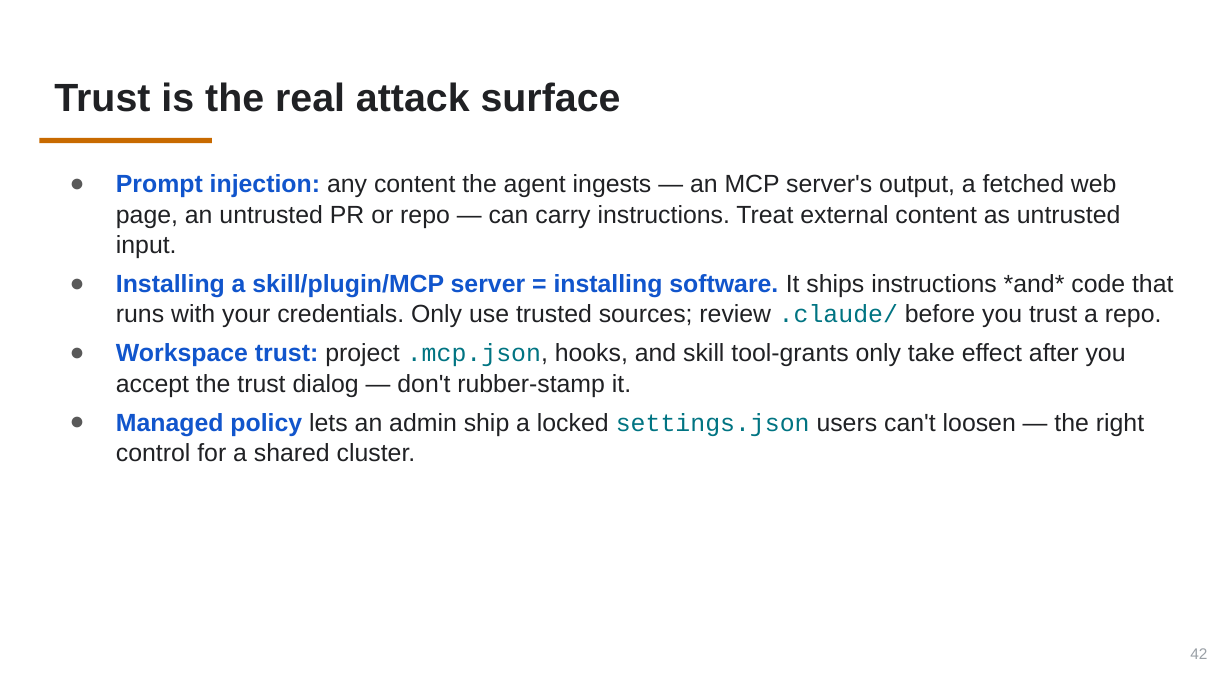
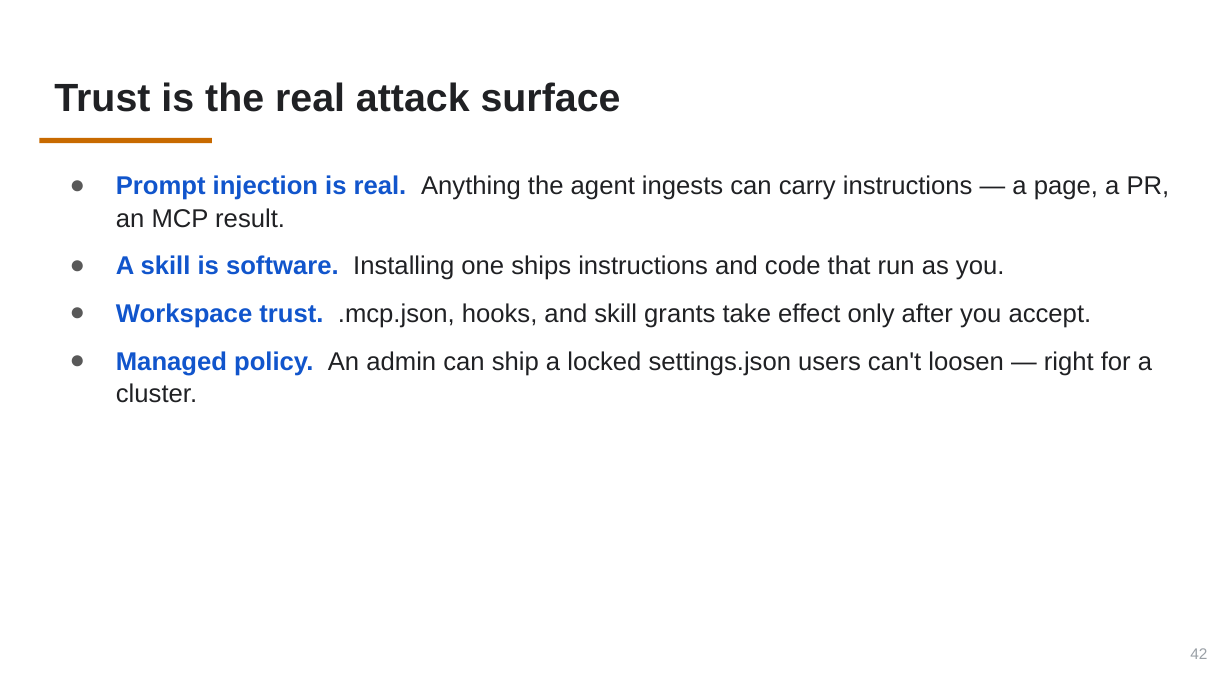
Before and after one commit to PursuitOfDataScience/uchicago-workshops, a slide deck: slide 42 of claude-code-tutorial/claude-code-tutorial.pptx. Drawn at 1232x693 pixels with LibreOffice and Linux fonts; fonts in the diff are those of the drawing. Boxes give left, top, right and bottom in pixels: in the first picture for what was removed or moved away, otherwise in the second. Text is boxed around its words. In the diff, an @@ line names an element or a change of style, - is before the commit and + after.

```diff
--- a/claude-code-tutorial/claude-code-tutorial.pptx
+++ b/claude-code-tutorial/claude-code-tutorial.pptx
@@ text at bbox=[116, 175, 1170, 403]: text changed; size 14.5 to 15 pt @@
-● Prompt injection: any content the agent ingests — an MCP server's output, a fetched web page, an untrusted PR or repo — can carry instructions. Treat external content as untrusted input.
-● Installing a skill/plugin/MCP server = installing software. It ships instructions *and* code that runs with your credentials. Only use trusted sources; review .claude/ before you trust a repo.
-● Workspace trust: project .mcp.json, hooks, and skill tool-grants only take effect after you accept the trust dialog — don't rubber-stamp it.
-● Managed policy lets an admin ship a locked settings.json users can't loosen — the right control for a shared cluster.
+● Prompt injection is real. Anything the agent ingests can carry instructions — a page, a PR, an MCP result.
+● A skill is software. Installing one ships instructions and code that run as you.
+● Workspace trust. .mcp.json, hooks, and skill grants take effect only after you accept.
+● Managed policy. An admin can ship a locked settings.json users can't loosen — right for a cluster.
```
Also in this commit, not shown: 35 other slides changed, 3 other files.
